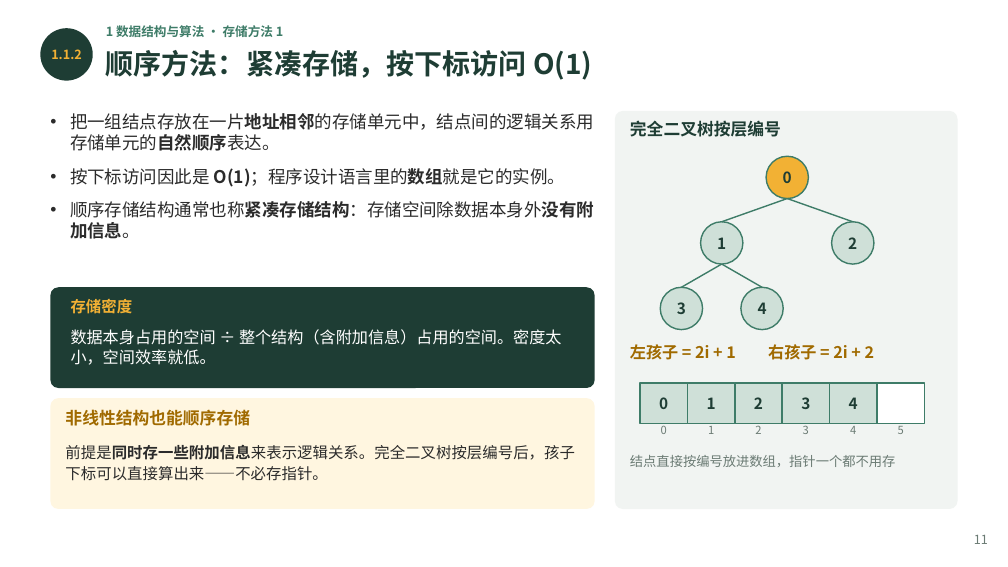
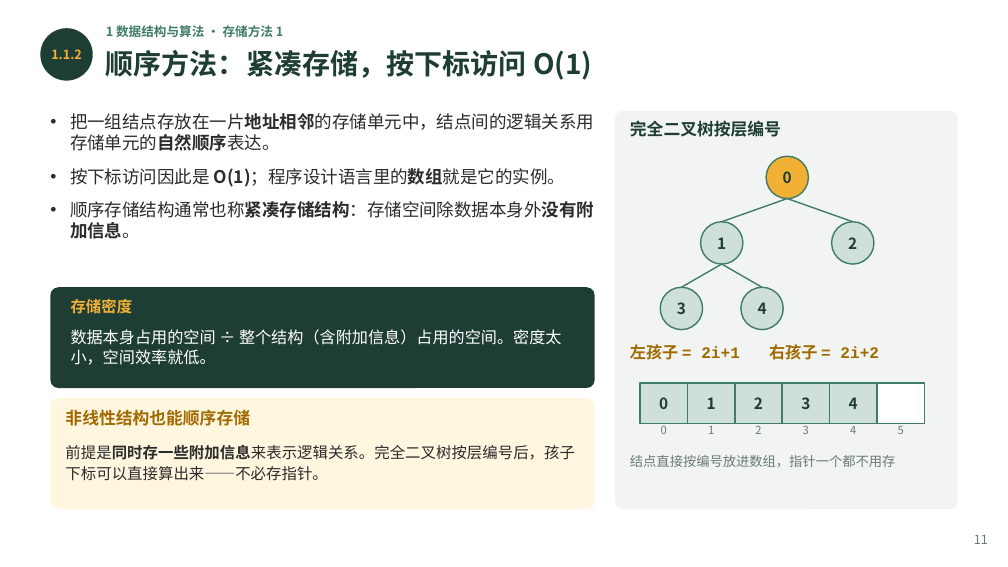
Before and after one commit to GMyhf/2026fall-cs201cq, a slide deck: slide 11 of courseware/202609_DSA_01_ADT_Floyd_Complexity.pptx. Drawn at 1008x567 pixels with LibreOffice and Linux fonts; fonts in the diff are those of the drawing. Boxes give left, top, right and bottom in pixels: in the first picture for what was removed or moved away, otherwise in the second. Text is boxed around its words. In the diff, an @@ line names an element or a change of style, - is before the commit and + after.

```diff
--- a/courseware/202609_DSA_01_ADT_Floyd_Complexity.pptx
+++ b/courseware/202609_DSA_01_ADT_Floyd_Complexity.pptx
@@ text at <box>630,344,879,360</box>: text changed; font Noto Sans CJK SC to Courier New @@
-左孩子 = 2i + 1 右孩子 = 2i + 2
+左孩子 = 2i+1 右孩子 = 2i+2
```
Also in this commit, not shown: 15 other slides changed.
